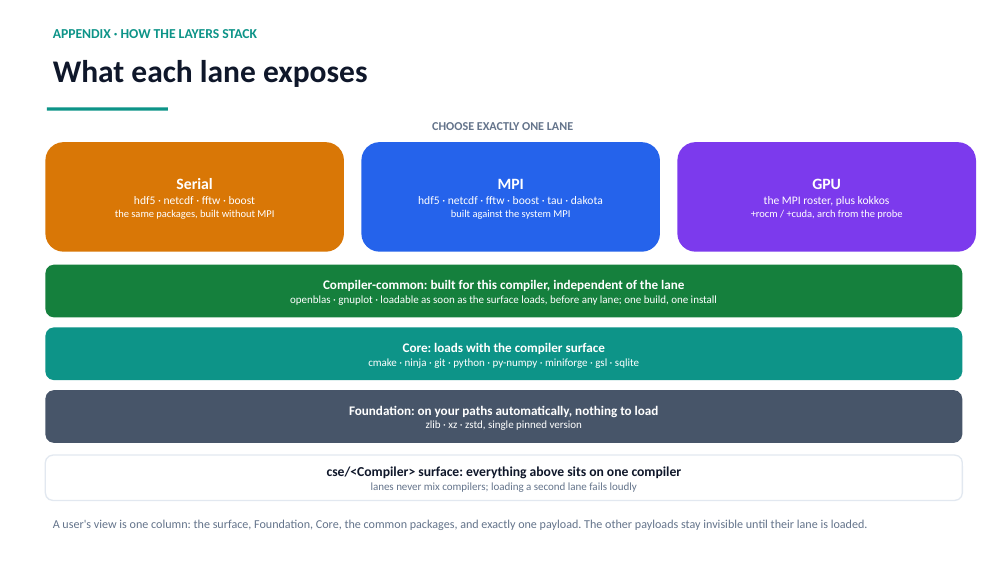
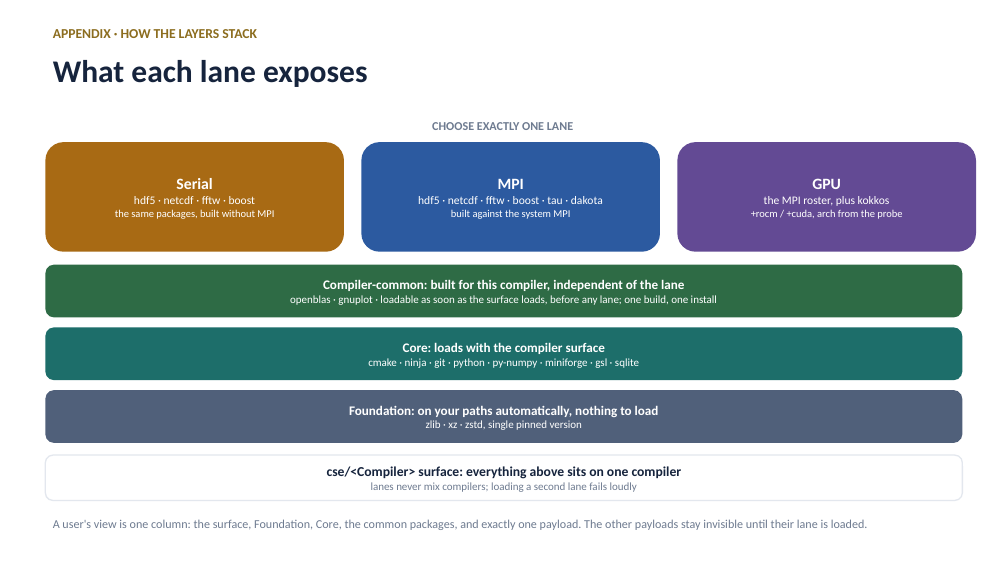
Before and after one commit to ray12514/stack-planning, a slide deck: slide 11 of presentations/cse_lanes_model.pptx. Drawn at 1008x567 pixels with LibreOffice and Linux fonts; fonts in the diff are those of the drawing. Boxes give left, top, right and bottom in pixels: in the first picture for what was removed or moved away, otherwise in the second. Text is boxed around its words. In the diff, an @@ line names an element or a change of style, - is before the commit and + after.

Commit message:
Deck: navy and gold palette, and drop the machine-design tells
The old palette was the Tailwind default color set verbatim, which is a
soft fingerprint of generated design, and the deck carried two stronger
ones: an accent rule under every title and coloured edge stripes on the
cards. The palette is now a hand-tuned navy and gold family in the HPCMP
direction, the title rule is gone, and the stripes are replaced by
colouring the card's own heading, which keeps the lane colour coding
without the stripe.

```diff
--- a/presentations/cse_lanes_model.pptx
+++ b/presentations/cse_lanes_model.pptx
@@ text "APPENDIX · HOW THE LAYERS ..." at <box>53,29,257,38</box>: text colour #0D9488 to #8C6D1F @@
@@ text "What each lane exposes" at <box>53,60,368,87</box>: text colour #0F172A to #16243D @@
@@ rectangle removed at <box>47,107,168,110</box> @@
@@ rounded rectangle "Serial" at <box>45,142,344,252</box>: fill #D97706 to #A86A14 @@
@@ rounded rectangle "MPI" at <box>361,142,660,252</box>: fill #2563EB to #2C5AA0 @@
@@ rounded rectangle "GPU" at <box>678,142,976,252</box>: fill #7C3AED to #634A94 @@
@@ rounded rectangle "Compiler-common: built for this compiler, ..." at <box>45,265,963,318</box>: fill #15803D to #2E6B45 @@
@@ rounded rectangle "Core: loads with the compiler ..." at <box>45,327,963,380</box>: fill #0D9488 to #1D6E6A @@
@@ rounded rectangle "Foundation: on your paths automatically, ..." at <box>45,390,963,443</box>: fill #475569 to #50607A @@
@@ rounded rectangle "cse/<Compiler> surface: everything above sits ..." at <box>45,455,963,501</box>: text colour #0F172A to #16243D in "cse/<Compiler> surface: everything above sits on one ..."; text colour #64748B to #6E7B90 in "lanes never mix compilers; loading a second ..."; outline #E2E8F0 1.25 pt to #E3E7EE 1.25 pt @@
```
Also in this commit, not shown: 13 other slides changed, 1 other file.
